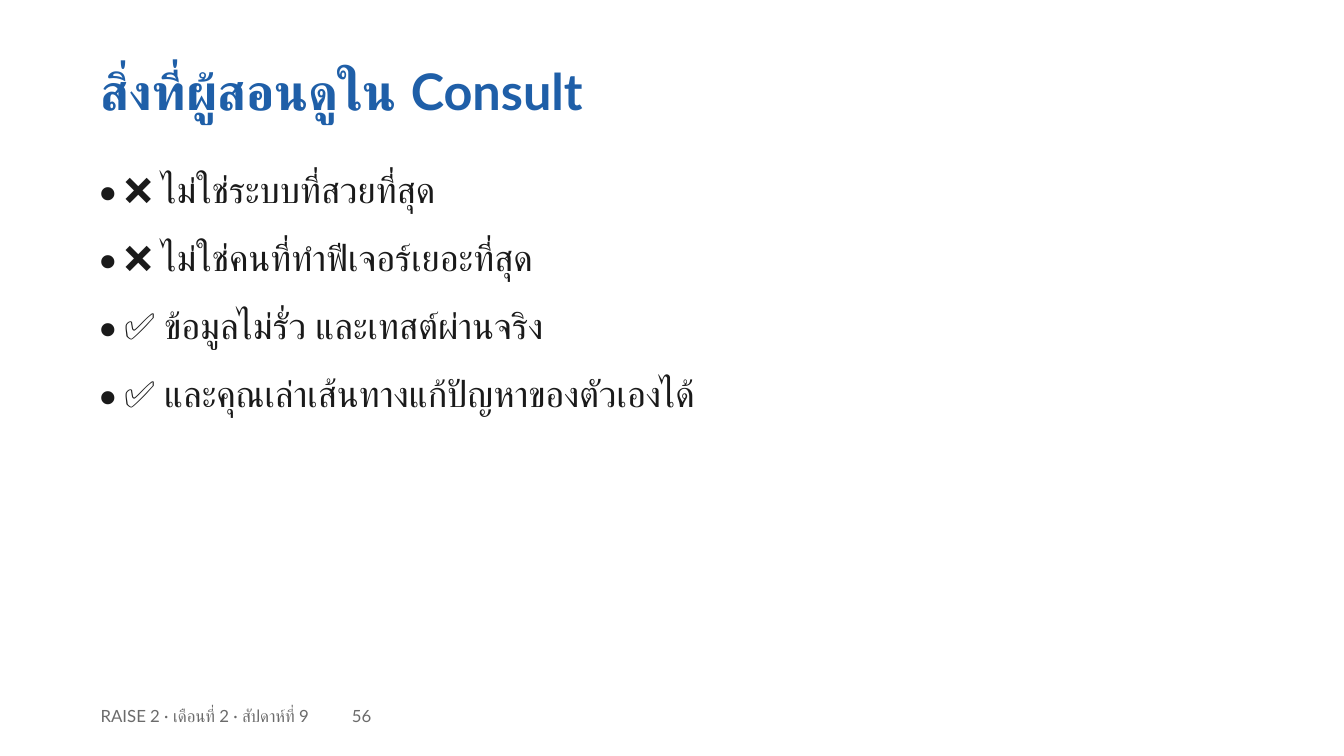
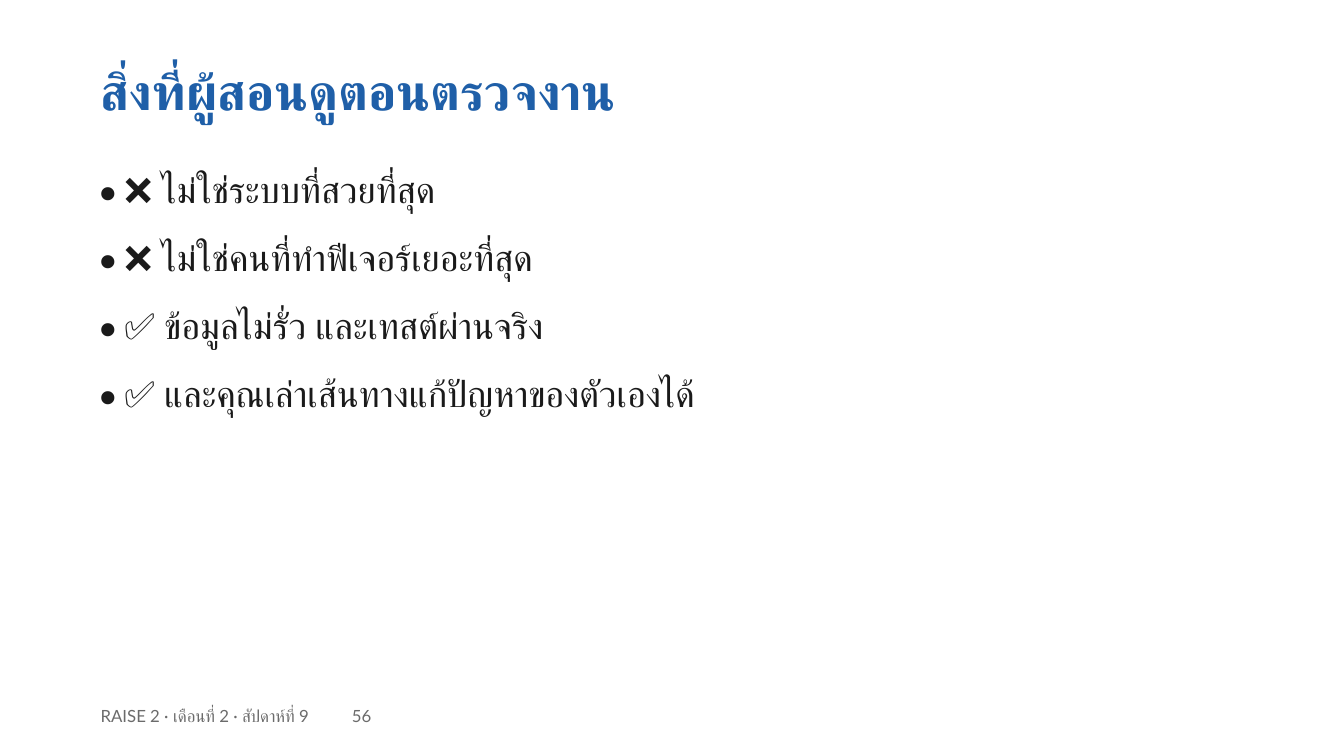
Before and after one commit to cnacha-mfu/raise2-module2, a slide deck: slide 56 of materials/week9/w9-slides.pptx. Drawn at 1344x756 pixels with LibreOffice and Linux fonts; fonts in the diff are those of the drawing. Boxes give left, top, right and bottom in pixels: in the first picture for what was removed or moved away, otherwise in the second. Text is boxed around its words. In the diff, an @@ line names an element or a change of style, - is before the commit and + after.

```diff
--- a/materials/week9/w9-slides.pptx
+++ b/materials/week9/w9-slides.pptx
@@ text at (101,71,616,123): text changed @@
-สิ่งที่ผู้สอนดูใน Consult
+สิ่งที่ผู้สอนดูตอนตรวจงาน
```
Also in this commit, not shown: 5 other slides changed, 5 other files.
